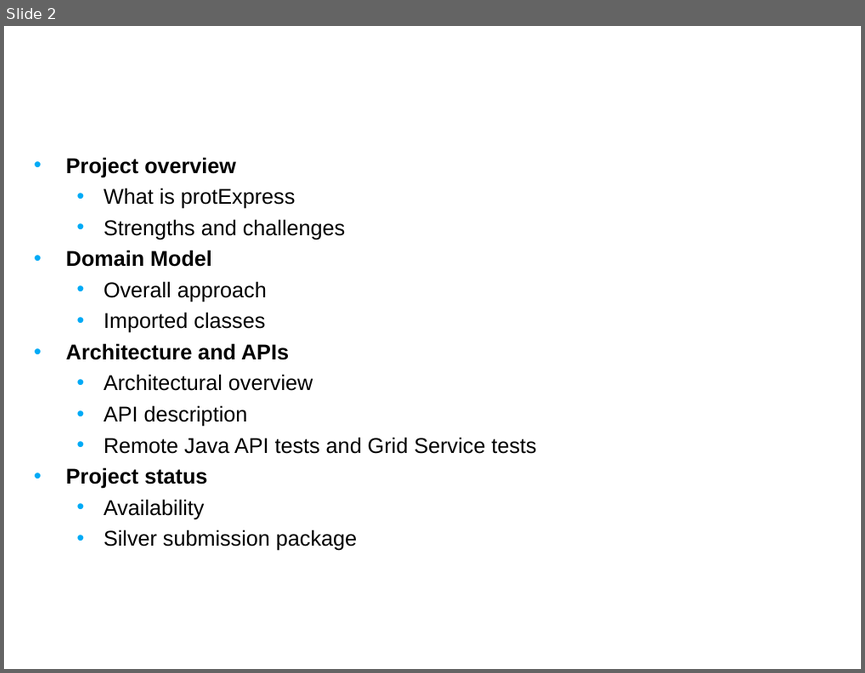
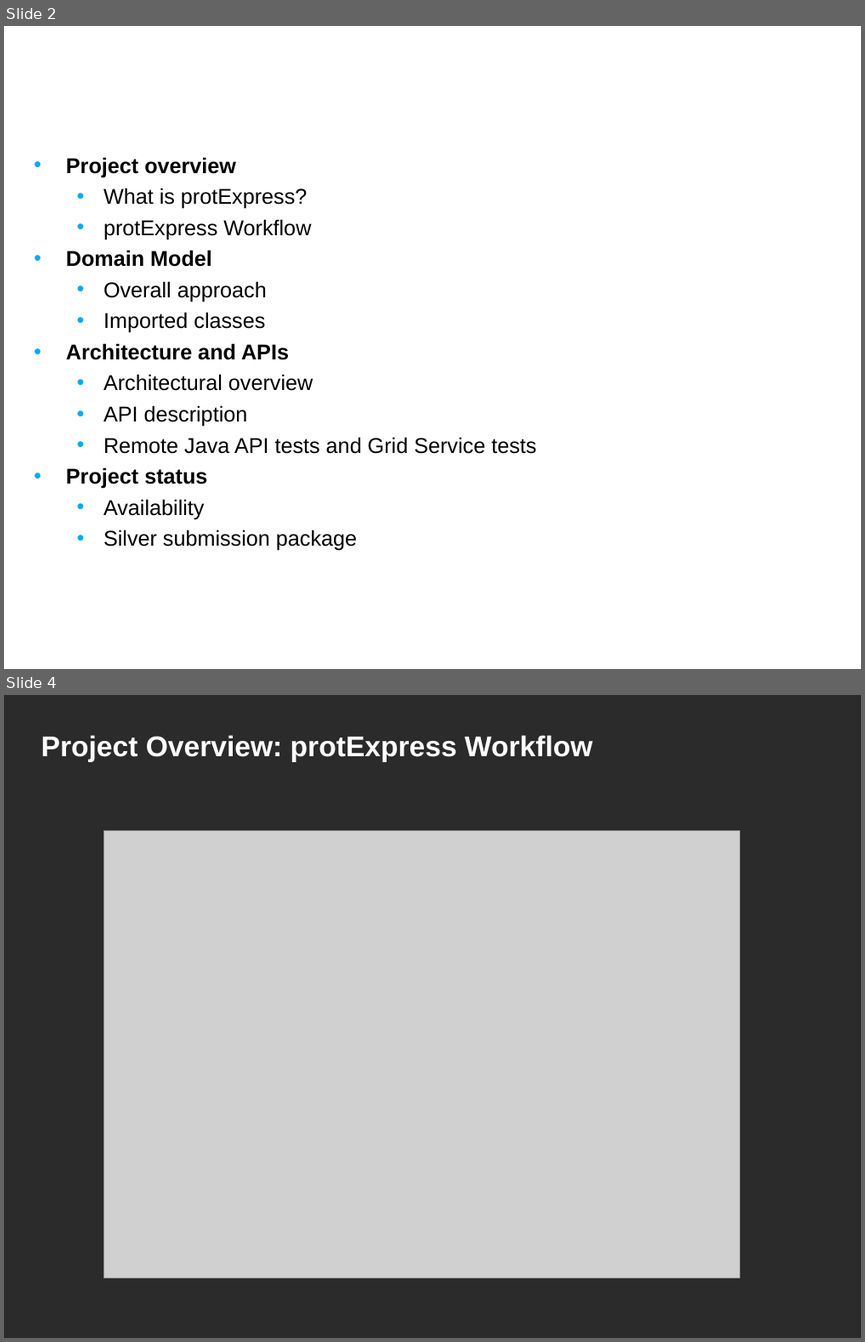
Before and after one commit to NCIP/prot-express, a slide deck: docs/silver_compatibility_review/1.0/artifacts/01. protexpress_silver_compat_kickoff_Jan_2008.ppt. Shown one above the other, each under a label of ours: slide 2 before the commit, slides 2 and 4 after it; the slides between them are not shown. The pictures are 865x673 and 865x1342 pixels, drawn with LibreOffice and Linux fonts; fonts in the diff are those of the drawing; grey boxes stand for pictures; background and template pictures are left out; a plain dark background stands for a picture behind light text. Boxes give left, top, right and bottom in pixels: in the first picture for what was removed or moved away, otherwise in the second. Text is boxed around its words. In the diff, an @@ line names an element or a change of style, - is before the commit and + after.

```diff
--- a/docs/silver_compatibility_review/1.0/artifacts/01. protexpress_silver_compat_kickoff_Jan_2008.ppt
+++ b/docs/silver_compatibility_review/1.0/artifacts/01. protexpress_silver_compat_kickoff_Jan_2008.ppt
@@ slide 4 added at [4,695,861,1338], background picture (left out) @@
@@ title added at [41,735,593,762], 24 pt, text #FFFFFF, bold @@
+Project Overview: protExpress Workflow
@@ picture added at [104,830,740,1276] @@
@@ slide 2 changed as well @@
@@ text at [103,188,311,239]: text changed @@
-  • What is protExpress
-  • Strengths and challenges
+  • What is protExpress?
+  • protExpress Workflow
```
Also in this commit, not shown: 10 other slides changed, 3 other slides added, 9 slides removed, 10 other files.
